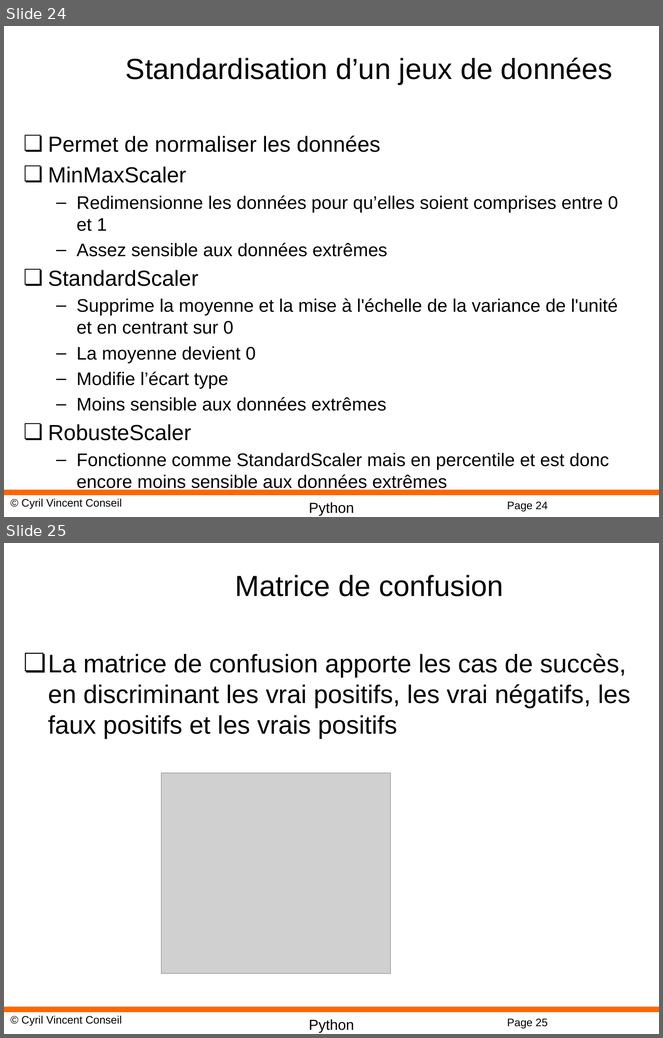
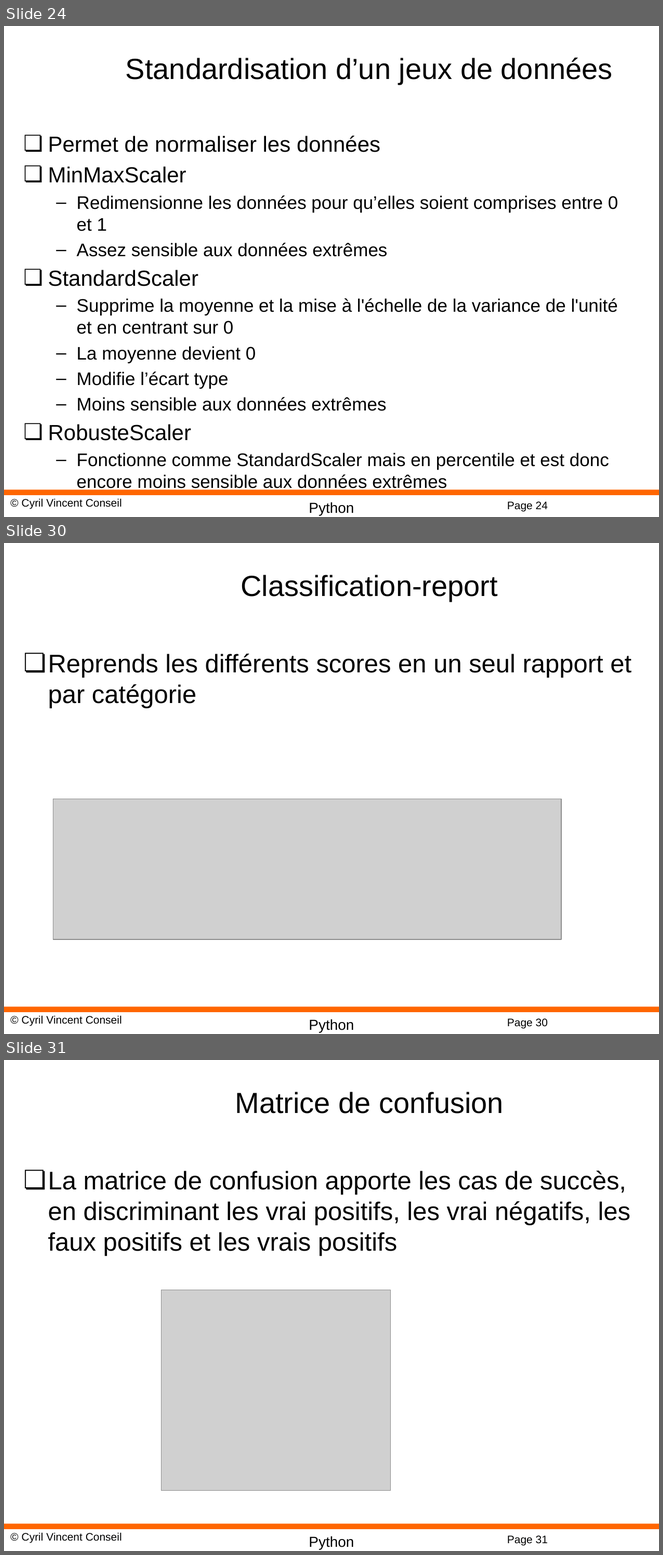
Before and after one commit to cyrilvincent/ML, a slide deck: PPT/MachineLearning18-NeuralNetwork.pptx. Shown one above the other, each under a label of ours: slides 24 and 25 before the commit, slides 24, 30 and 31 after it; the slides between them are not shown. The pictures are 663x1038 and 663x1555 pixels, drawn with LibreOffice and Linux fonts; fonts in the diff are those of the drawing; grey boxes stand for pictures; background and template pictures are left out. Boxes give left, top, right and bottom in pixels: in the first picture for what was removed or moved away, otherwise in the second. Text is boxed around its words. In the diff, an @@ line names an element or a change of style, - is before the commit and + after.

```diff
--- a/PPT/MachineLearning18-NeuralNetwork.pptx
+++ b/PPT/MachineLearning18-NeuralNetwork.pptx
@@ slide 30 added at box(4, 543, 659, 1034), background #FFFFFF; not listed: 4 template elements that a slide beside it also shows @@
@@ title added at box(241, 575, 498, 602), 32 pt, text #000000 @@
+Classification-report
@@ text added at box(48, 654, 632, 708), 28 pt, text #000000 @@
+❏ Reprends les différents scores en un seul rapport et par catégorie
@@ picture added at box(53, 799, 561, 940) @@
@@ what was slide 25 is now slide 31 @@
@@ page number at box(507, 1536, 548, 1546): text changed @@
-Page 25
+Page 31
```
Also in this commit, not shown: 1 slide changed, 4 other slides added, 2 other files.
